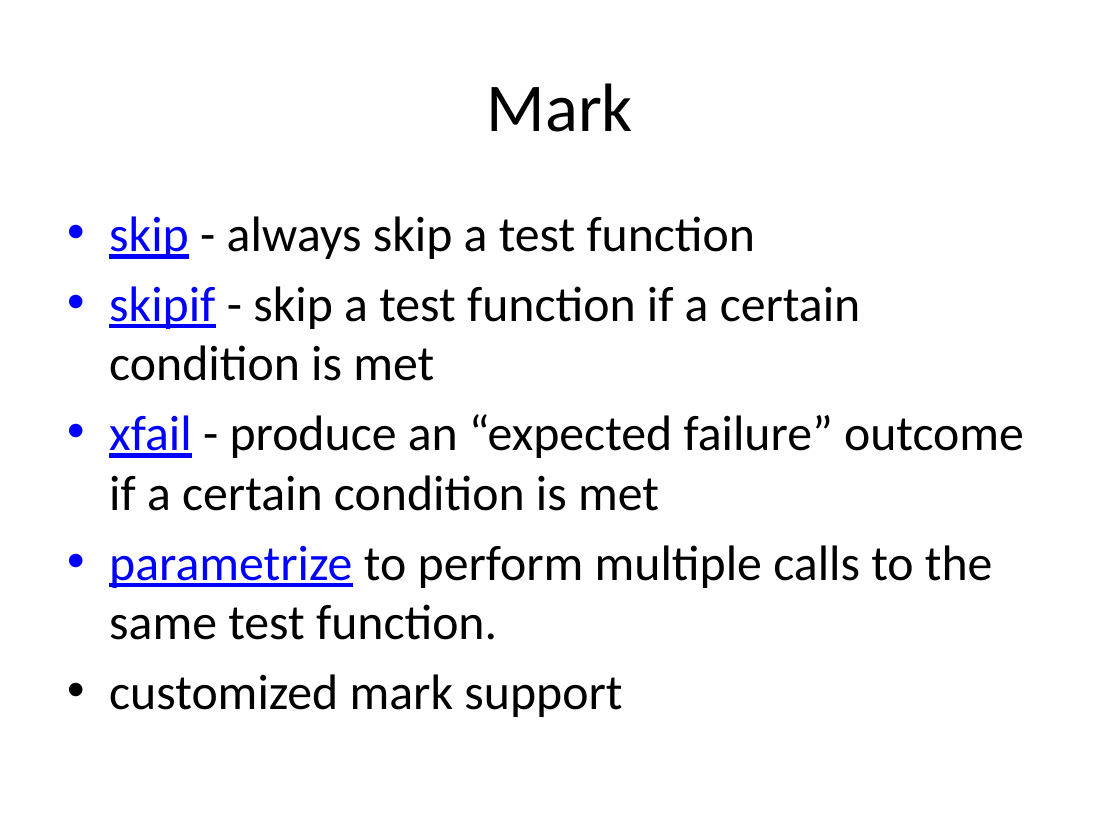
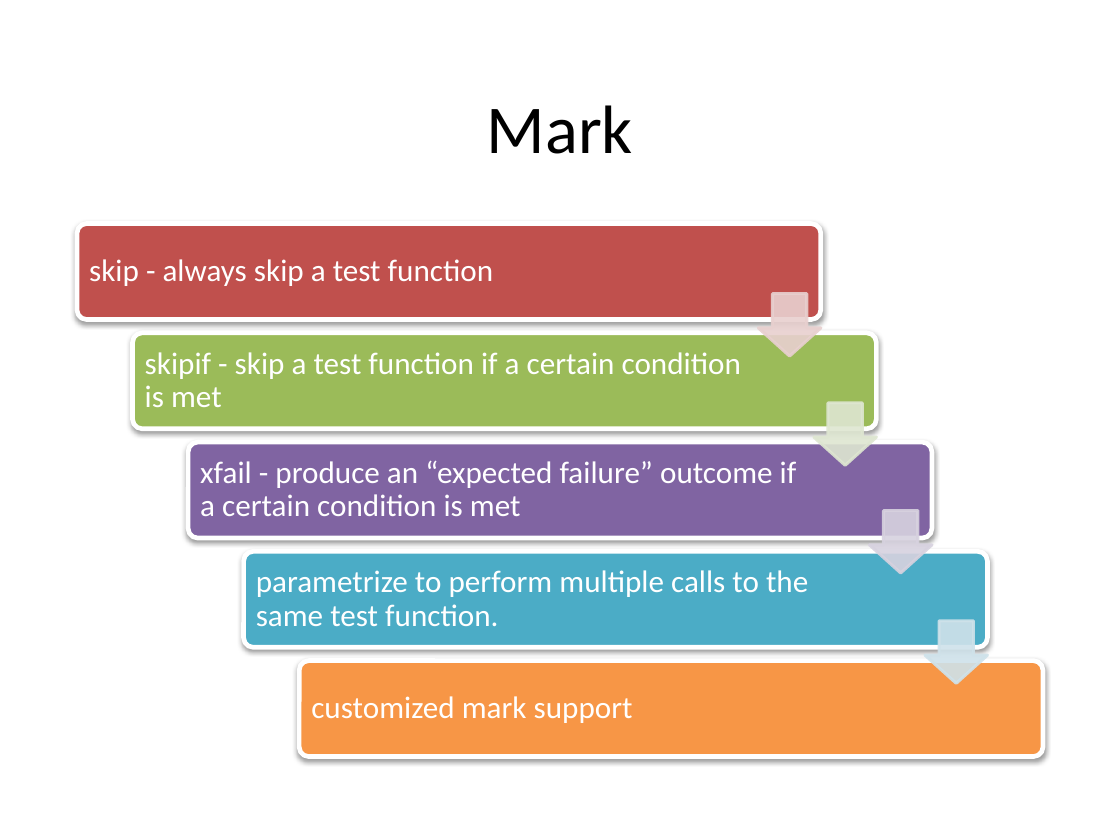
Before and after one commit to hdw868/pytest_demo, a slide deck: slide 8 of docs/Introduction to pytest.pptx (slide 9 before the commit). Drawn at 1120x840 pixels with LibreOffice and Linux fonts; fonts in the diff are those of the drawing. Boxes give left, top, right and bottom in pixels: in the first picture for what was removed or moved away, otherwise in the second. Text is boxed around its words. In the diff, an @@ line names an element or a change of style, - is before the commit and + after.

```diff
--- a/docs/Introduction to pytest.pptx
+++ b/docs/Introduction to pytest.pptx
@@ title "Mark": place and size @@
-title "Mark" at box(487, 83, 633, 132)
+title "Mark" at box(487, 105, 633, 154)
@@ text removed at box(109, 216, 1024, 717) @@
-• skip - always skip a test function
-• skipif - skip a test function if a certain condition is met
-• xfail - produce an “expected failure” outcome if a certain condition is met
-• parametrize to perform multiple calls to the same test function.
-• customized mark support
@@ group added at box(77, 224, 1043, 757): 5 rounded rectangles, 5 texts, 4 down arrows @@
+skip - always skip a test function
+skipif - skip a test function if a certain condition is met
+xfail - produce an “expected failure” outcome if a certain condition is met
+parametrize to perform multiple calls to the same test function.
+customized mark support
```
Also in this commit, not shown: 11 other slides changed, 3 slides added, 2 slides removed.
